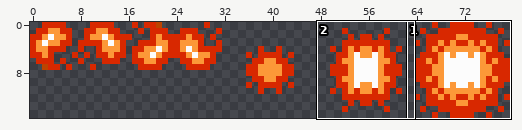
Two versions of one sprite sheet, graphics/SMB/fireball.png. The picture above shows the old version from afar; the outline marks the close-up.
Close-up. Before the edit:
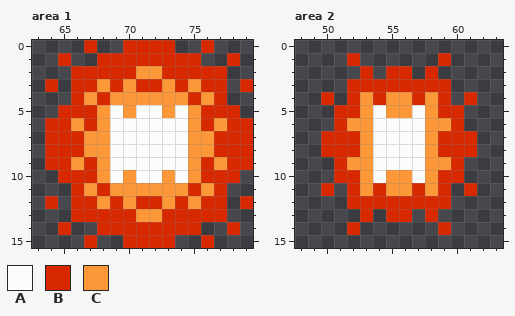
The file is 80x16 pixels. Shown: area 1: x 63..79, y 0..15; area 2: x 48..63, y 0..15. The commit also changed other parts of the picture, which this record leaves out.
Palette (. is transparent): A #fcfcfc  B #d82800  C #fc9838
Pixels before, area 1, first column x 64:
 0 ...B..BBBB..B...
 1 .B..BBBBBBBB..B.
 2 ..BBBBBCCBBBBB..
 3 B.BBCBCBBCBCBB.B
 4 ..BCBCCCCCCBCB..
 5 .BBBCACAACACBBB.
 6 BBCBCAAAAAACBCBB
 7 BBBCCAAAAAACCBBB
 8 BBBCCAAAAAACCBBB
 9 BBCBCAAAAAACBCBB
10 .BBBCACAACACBBB.
11 ..BCBCCCCCCBCB..
12 B.BBCBCBBCBCBB.B
13 ..BBBBBCCBBBBB..
14 .B..BBBBBBBB..B.
15 ...B..BBBB..B...
Pixels before, area 2, first column x 50:
 1 ..B......B..
 2 ...B.BB.B...
 3 ..BBBBBBBB..
 4 B.BCBCCBCB.B
 5 .BBCACCACBB.
 6 .BCCAAAACCB.
 7 BBBCAAAACBBB
 8 BBBCAAAACBBB
 9 .BCCAAAACCB.
10 .BBCACCACBB.
11 B.BCBCCBCB.B
12 ..BBBBBBBB..
13 ...B.BB.B...
14 ..B......B..
And afterwards:
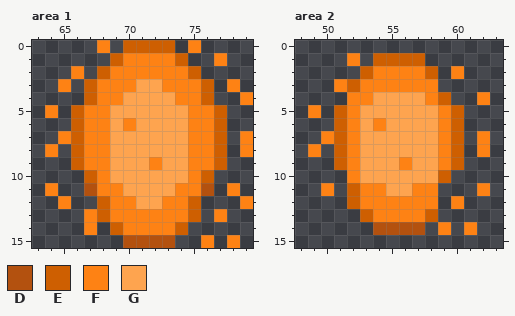
Colours new in this view: D #b3510f  E #ce5f01  F #fe8214  G #fea44f
The edit:
Changed rows in their new state; - is an unchanged pixel.
Area 1:
first column x 64:
 0 ---.F-EEEE-F.---
 1 -.--.EFFFFE.-F.-
 2 --F.EFFFFFFE..--
 3 .F.EFFFGGFFFE.F.
 4 --.EFFGGGGFFE.-F
 5 F.EFFGGGGGGFFE.-
 6 ..EFFGFGGGGFFE..
 7 .FEFFGGGGGGFFE.F
 8 F.EFFGGGGGGFFE.F
 9 ..EFFGGGFGGFFE..
10 -..EFGGGGGGFE..-
11 F-.DFFGGGGFFD.F-
12 .F..EFFGGFFE..-F
13 --.FEFFFFFFE.F--
14 -.-F.EFFFFE.--.-
15 ---.--DDDD--F-F-
Area 2:
first column x 49:
 1 ---F-EEEE-.---
 2 ----EFFFFE-F--
 3 --FEFFFFFF.---
 4 -.-FFGGGGFE-.F
 5 F-EFGGGGGGFE--
 6 --EFGFGGGGFE--
 7 -FEFGGGGGGFE.F
 8 F.EFGGGGGGFE.F
 9 --EFGGGFGGFE--
10 --.FGGGGGGE.--
11 -F-EFFGGFF.-.F
12 ---EFFFFFF.F--
13 ----EFFFFE----
14 ---.-DDDD-F-F-
Pixel boxes of the changes (left, top, right, bottom) in both close-ups:
changed: (45, 40, 253, 248)
changed: (308, 53, 490, 235)
